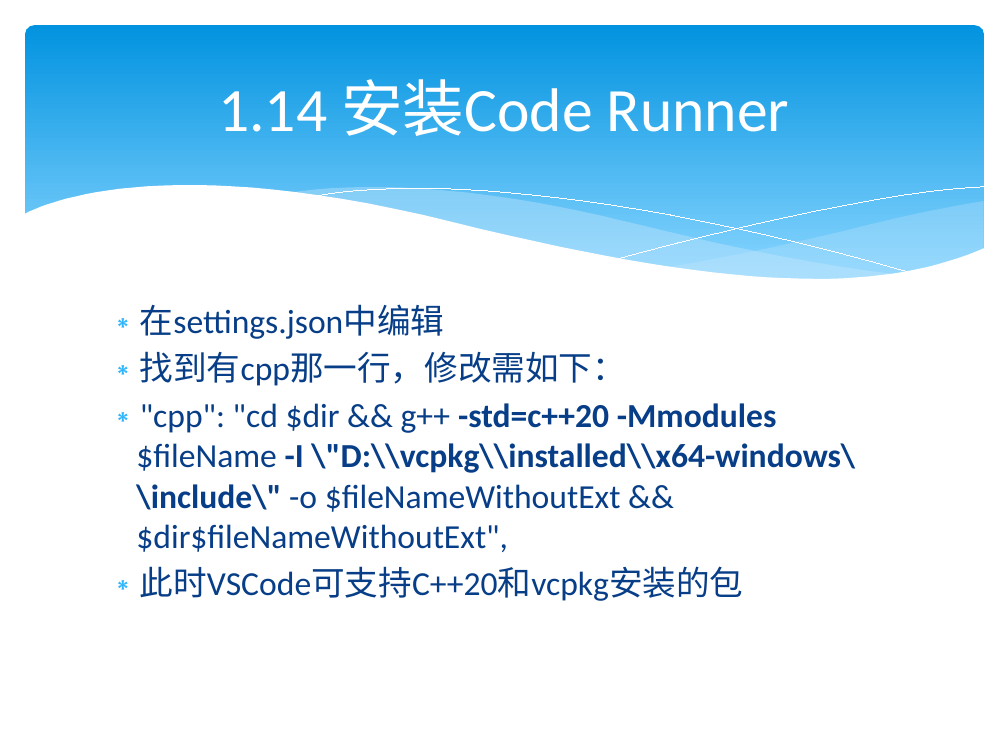
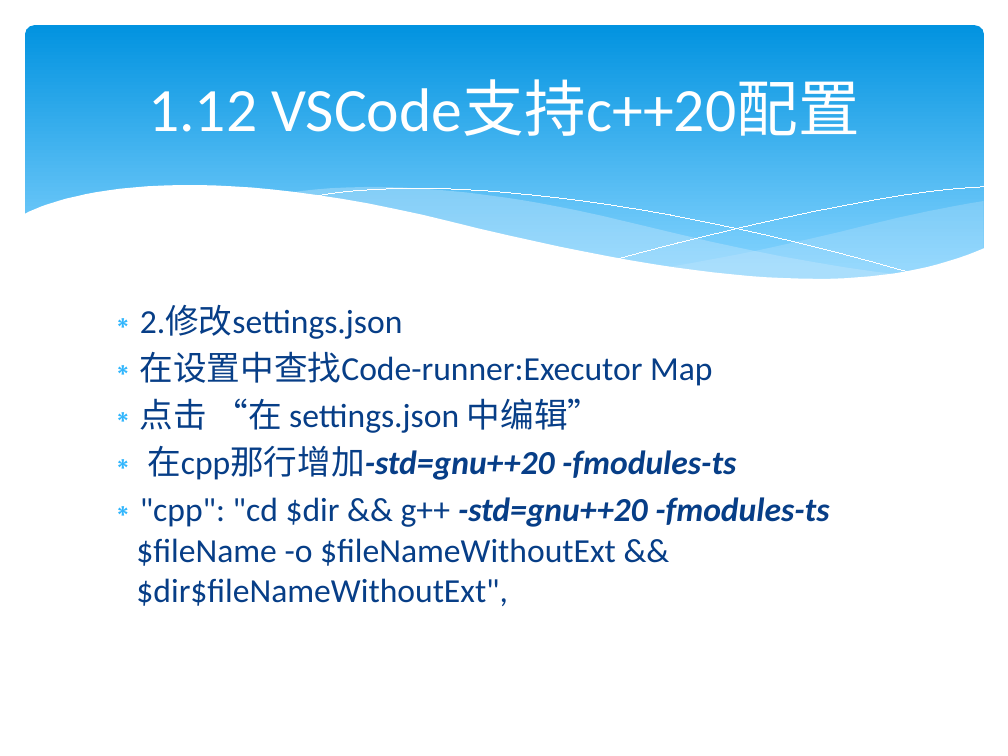
Before and after one commit to lamplight8/cpp, a slide deck: slide 142 of ppt/ch01_绪论_1.pptx (slide 133 before the commit). Drawn at 1008x756 pixels with LibreOffice and Linux fonts; fonts in the diff are those of the drawing. Boxes give left, top, right and bottom in pixels: in the first picture for what was removed or moved away, otherwise in the second. Text is boxed around its words. In the diff, an @@ line names an element or a change of style, - is before the commit and + after.

```diff
--- a/ppt/ch01_绪论_1.pptx
+++ b/ppt/ch01_绪论_1.pptx
@@ title at (148,79,860,136): text changed @@
-1.14 安装Code Runner
+1.12 VSCode支持c++20配置
@@ text at (136,306,829,606): text changed @@
-∗ 在settings.json中编辑
-∗ 找到有cpp那一行，修改需如下：
-∗ "cpp": "cd $dir && g++ -std=c++20 -Mmodules $fileName -I \"D:\\vcpkg\\installed\\x64-windows\\include\" -o $fileNameWithoutExt && $dir$fileNameWithoutExt",
-∗ 此时VSCode可支持C++20和vcpkg安装的包
+∗ 2.修改settings.json
+∗ 在设置中查找Code-runner:Executor Map
+∗ 点击 “在 settings.json 中编辑”
+∗ 在cpp那行增加-std=gnu++20 -fmodules-ts
+∗ "cpp": "cd $dir && g++ -std=gnu++20 -fmodules-ts $fileName -o $fileNameWithoutExt && $dir$fileNameWithoutExt",
```
Also in this commit, not shown: 73 other slides changed, 35 slides added, 27 slides removed, 3 other files.
